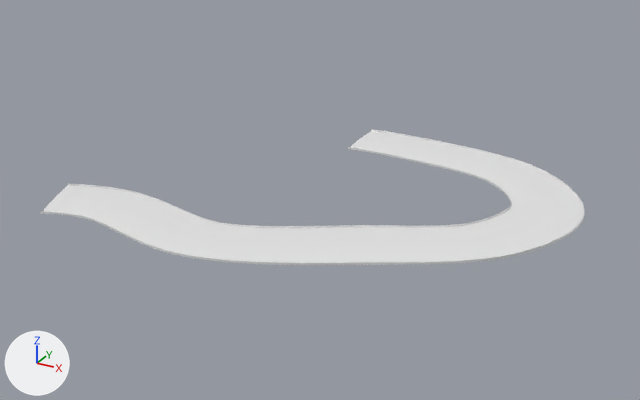
The glTF model public/assets/gen3/models/track-05.glb, before and after one commit.
Both versions are drawn from a 50 mm camera at (671.0, -599.0, 166.0) aimed at (486.0, -263.0, -2.0). Every picture has the same lights, and +X, +Y and +Z are marked at lower left. The first picture is the older version. Vertices at exactly the same position are counted once.

The first picture shows 'track-05'.
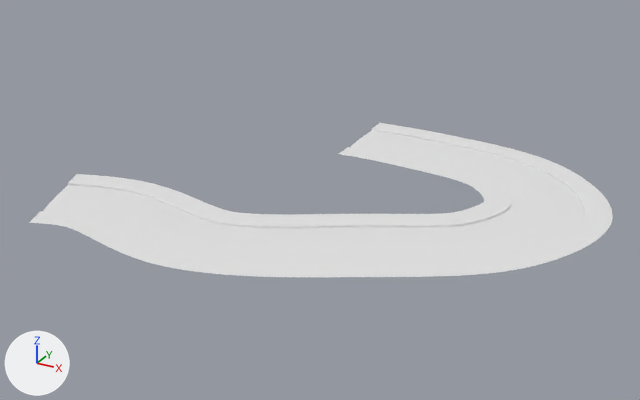
The change, as a diff of the scene's bpy script:
```diff
--- a/public/assets/gen3/models/track-05.glb.py
+++ b/public/assets/gen3/models/track-05.glb.py
@@ me_track_05 @@
 # used by ob_track_05; location = (0.0, 0.0, 0.0)
-me_track_05.from_pydata(...)  # 1274 vertices, 2328 faces; spans x 376.0..602.0, y -347.0..-169.0, z 1.0..3.0
+me_track_05.from_pydata(...)  # 1470 vertices, 2716 faces; spans x 371.0..614.0, y -359.0..-157.0, z 1.0..3.0
+# me_track_05 part 1
+# 80 vertices are added at x 380.0..614.0, y -357.0..-157.0, z 2.0
+# 12 new vertices lie (-1.0, -12.0, 0.0) away from vertices in x 412.0..543.0, y -347.0..-202.0, z 2.0
+# 11 new vertices lie (1.0, 12.0, 0.0) away from vertices in x 414.0..522.0, y -314.0..-169.0, z 2.0
+# 10 new vertices lie (-3.0, -12.0, 0.0) away from vertices in x 422.0..548.0, y -344.0..-206.0, z 2.0
+# 9 new vertices lie (6.0, -10.0, 0.0) away from vertices in x 395.0..559.0, y -341.0..-304.0, z 2.0
+# 8 new vertices lie (5.0, -11.0, 0.0) away from vertices in x 388.0..510.0, y -343.0..-332.0, z 2.0..3.0
+# 7 new vertices lie (-5.0, 11.0, 0.0) away from vertices in x 376.0..487.0, y -313.0..-169.0, z 2.0..3.0
+# 7 new vertices lie (-4.0, 12.0, 0.0) away from vertices in x 380.0..493.0, y -314.0..-169.0, z 2.0
+# 7 new vertices lie (6.0, -11.0, 0.0) away from vertices in x 398.0..555.0, y -340.0..-306.0, z 2.0
+# 7 new vertices lie (3.0, 12.0, 0.0) away from vertices in x 428.0..576.0, y -313.0..-176.0, z 2.0
+# 7 new vertices lie (-9.0, 8.0, 0.0) away from vertices in x 494.0..557.0, y -302.0..-264.0, z 2.0
+# 7 new vertices lie (-6.0, 11.0, 0.0) away from vertices in x 497.0..535.0, y -301.0..-279.0, z 2.0
+# 6 new vertices lie (1.0, -12.0, 0.0) away from vertices in x 407.0..530.0, y -347.0..-202.0, z 2.0
+# 6 new vertices lie (0.0, -12.0, 0.0) away from vertices in x 409.0..492.0, y -338.0..-202.0, z 2.0
+# 6 new vertices lie (2.0, 12.0, 0.0) away from vertices in x 424.0..544.0, y -310.0..-172.0, z 2.0
+# 6 new vertices lie (-2.0, -12.0, 0.0) away from vertices in x 418.0..530.0, y -346.0..-204.0, z 2.0
+# 388 new faces join them
```

Boxes (x1, y1, x2, y2) around the edits, measured in the pictures (640 x 400 px):
'track-05', reshaped (7% wider, 13% taller): before (40, 129, 585, 265); after (29, 123, 613, 277)
part 1 of me_track_05, added: after (29, 123, 613, 277)
